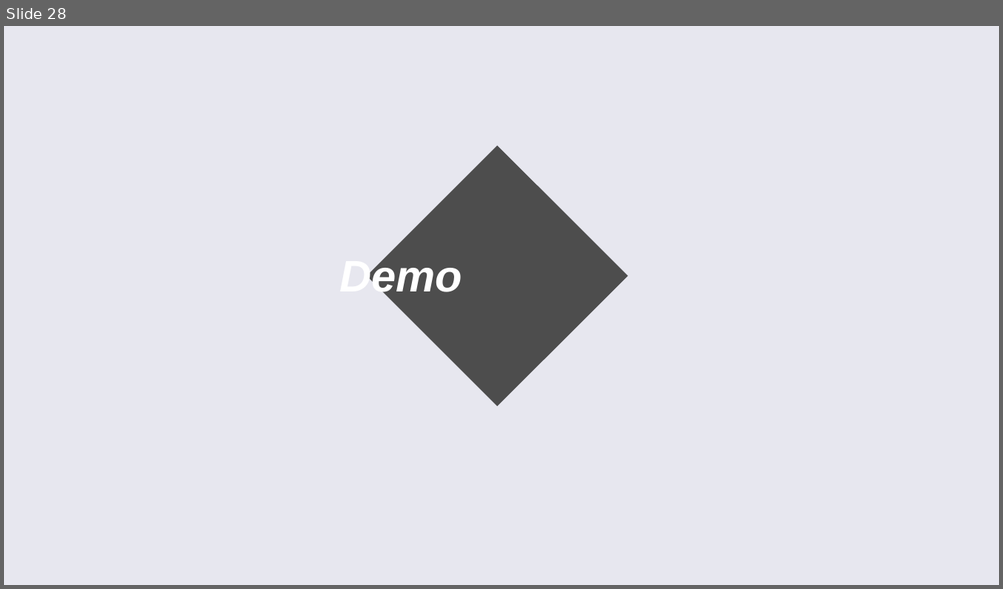
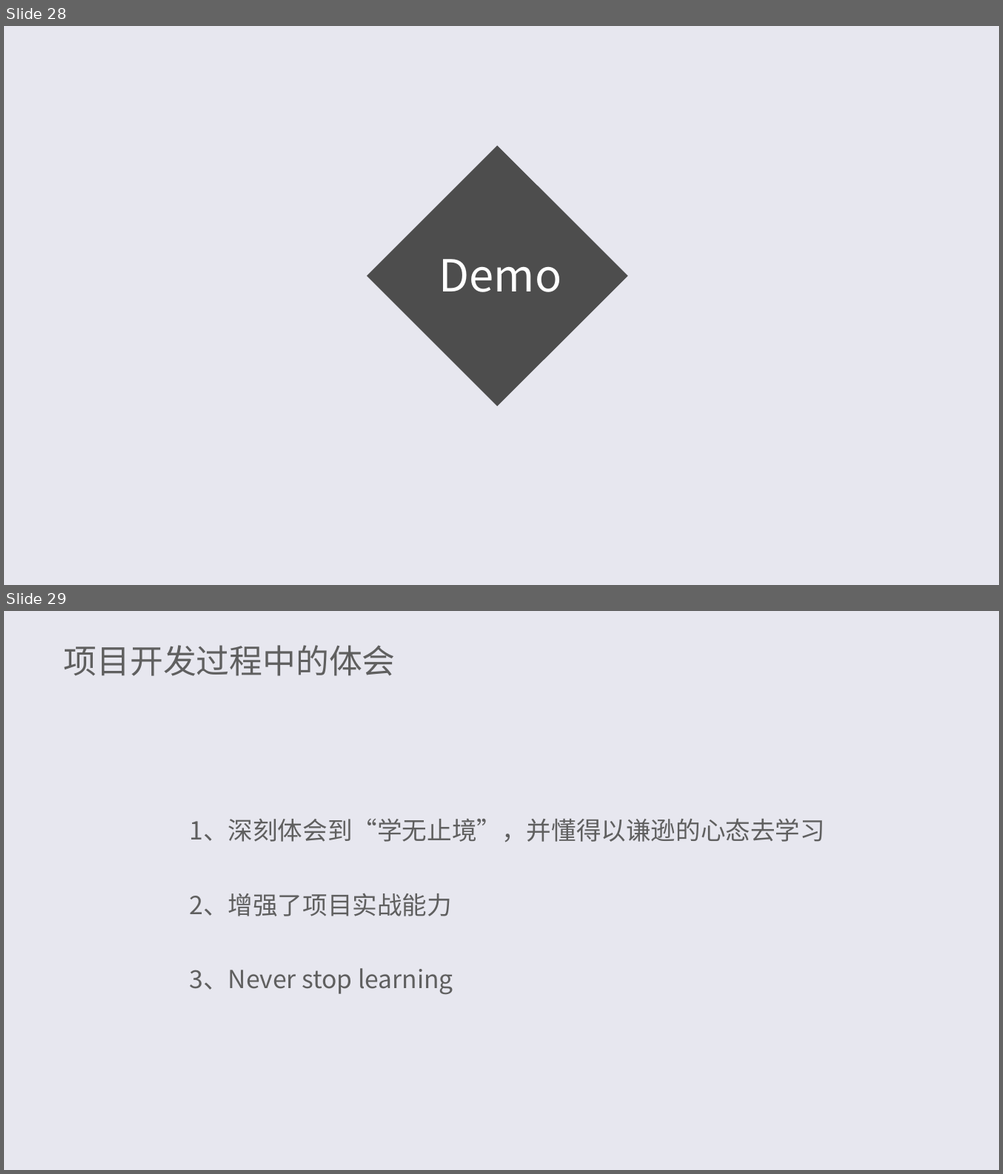
Before and after one commit to bytrix/report, a slide deck: 答辩.ppt. Shown one above the other, each under a label of ours: slide 28 before the commit, slides 28 and 29 after it. The pictures are 1003x589 and 1003x1174 pixels, drawn with LibreOffice and Linux fonts; fonts in the diff are those of the drawing. Boxes give left, top, right and bottom in pixels: in the first picture for what was removed or moved away, otherwise in the second. Text is boxed around its words. In the diff, an @@ line names an element or a change of style, - is before the commit and + after.

```diff
--- a/答辩.ppt
+++ b/答辩.ppt
@@ slide 29 added at box(4, 611, 999, 1170), background #E7E7EF @@
@@ title added at box(64, 645, 395, 676), 24 pt, text #5F5F5F @@
+项目开发过程中的体会
@@ text added at box(190, 818, 825, 995), 18 pt, text #5F5F5F @@
+1、深刻体会到“学无止境”，并懂得以谦逊的心态去学习
+2、增强了项目实战能力
+3、Never stop learning
@@ slide 28 changed as well @@
@@ text "Demo": place and size @@
-text "Demo" at box(339, 257, 462, 301)
+text "Demo" at box(439, 259, 562, 292)
@@ text "Demo" at box(439, 259, 562, 292): font Arial to Noto Sans CJK SC, bold off, italic off; indent changed @@
```
Also in this commit, not shown: 27 other slides changed, 2 other slides added, 2 other files.
